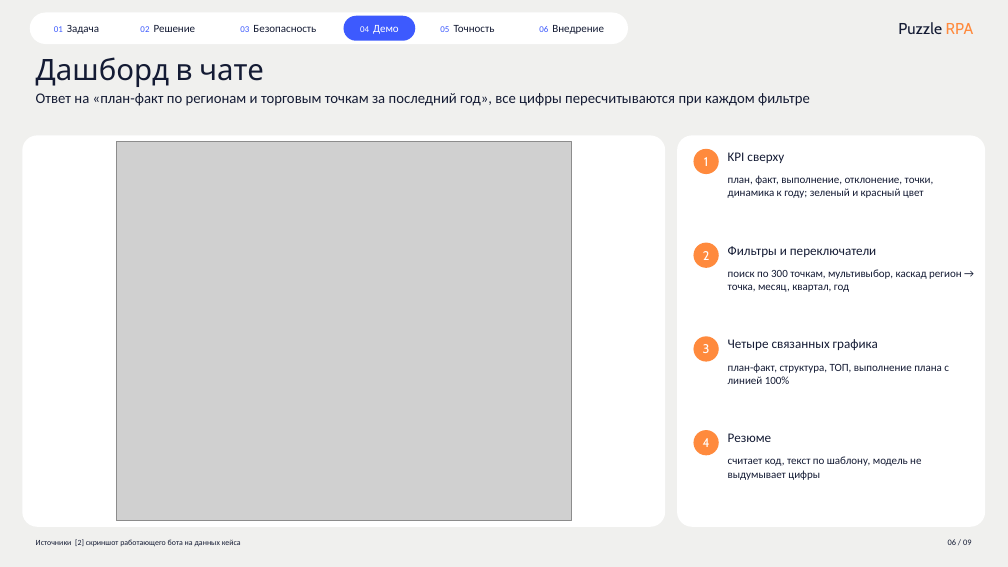
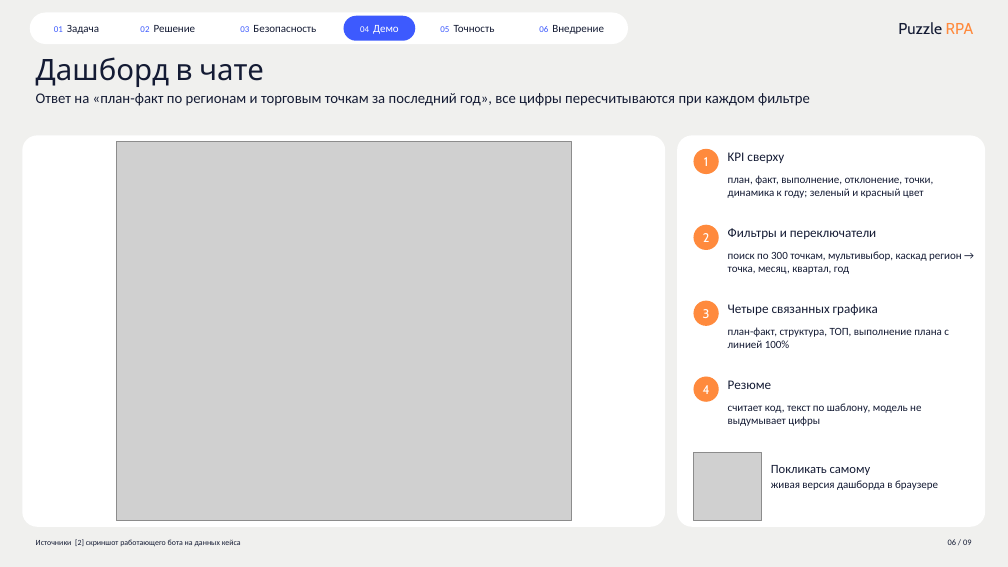
Before and after one commit to alkornilovich/Cases, a slide deck: slide 6 of sk-challenge-puzzle-bi-bot/presentation/Puzzle_BI_чат-бот.pptx. Drawn at 1008x567 pixels with LibreOffice and Linux fonts; fonts in the diff are those of the drawing; grey boxes stand for pictures. Boxes give left, top, right and bottom in pixels: in the first picture for what was removed or moved away, otherwise in the second. Text is boxed around its words. In the diff, an @@ line names an element or a change of style, - is before the commit and + after.

```diff
--- a/sk-challenge-puzzle-bi-bot/presentation/Puzzle_BI_чат-бот.pptx
+++ b/sk-challenge-puzzle-bi-bot/presentation/Puzzle_BI_чат-бот.pptx
@@ rounded rectangle "2" moved from (x1=693, y1=243, x2=718, y2=268) to (x1=693, y1=225, x2=718, y2=250) @@
@@ text "Фильтры и переключатели" moved from (x1=728, y1=246, x2=876, y2=257) to (x1=728, y1=228, x2=876, y2=239) @@
@@ text "поиск по 300 точкам, мультивыбор, ..." moved from (x1=728, y1=269, x2=962, y2=292) to (x1=728, y1=251, x2=962, y2=274) @@
@@ 2 texts, 1 rounded rectangle moved together from (x1=693, y1=337, x2=949, y2=384) to (x1=693, y1=301, x2=949, y2=348) @@
@@ 2 texts, 1 rounded rectangle moved together from (x1=693, y1=430, x2=921, y2=480) to (x1=693, y1=377, x2=921, y2=426) @@
@@ picture added at (x1=693, y1=452, x2=762, y2=521) @@
@@ text added at (x1=771, y1=465, x2=938, y2=490), 10.5 pt, text #141B34 @@
+Покликать самому
+живая версия дашборда в браузере
```
Also in this commit, not shown: 2 other slides changed, 1 other file.
